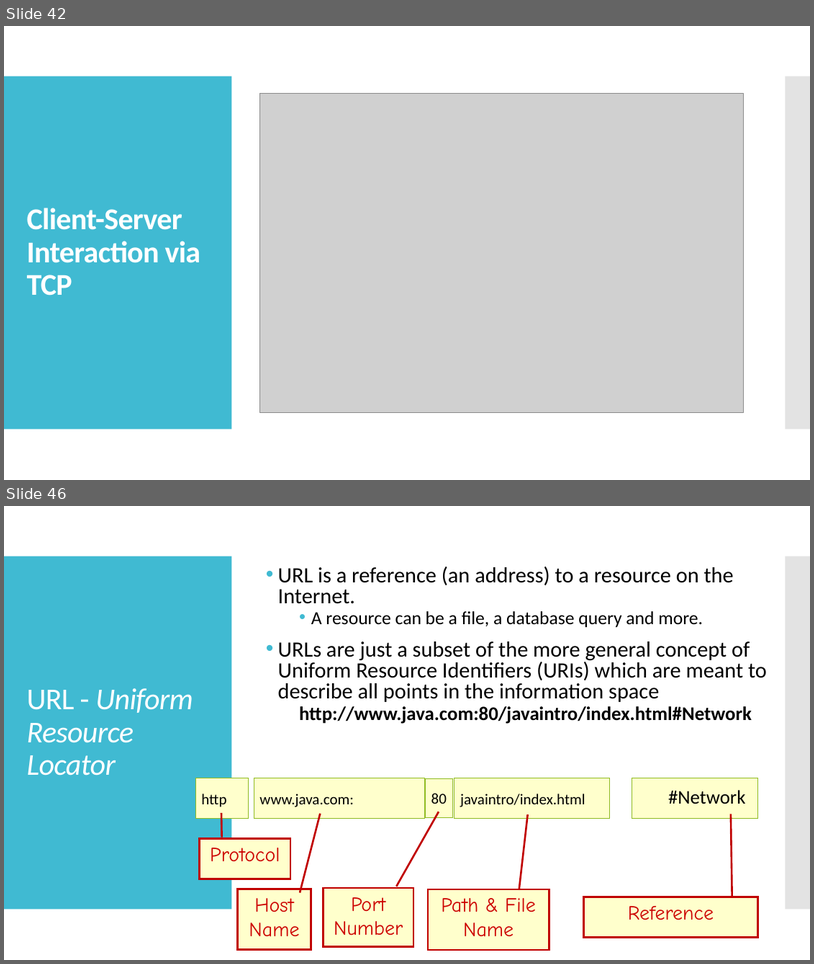
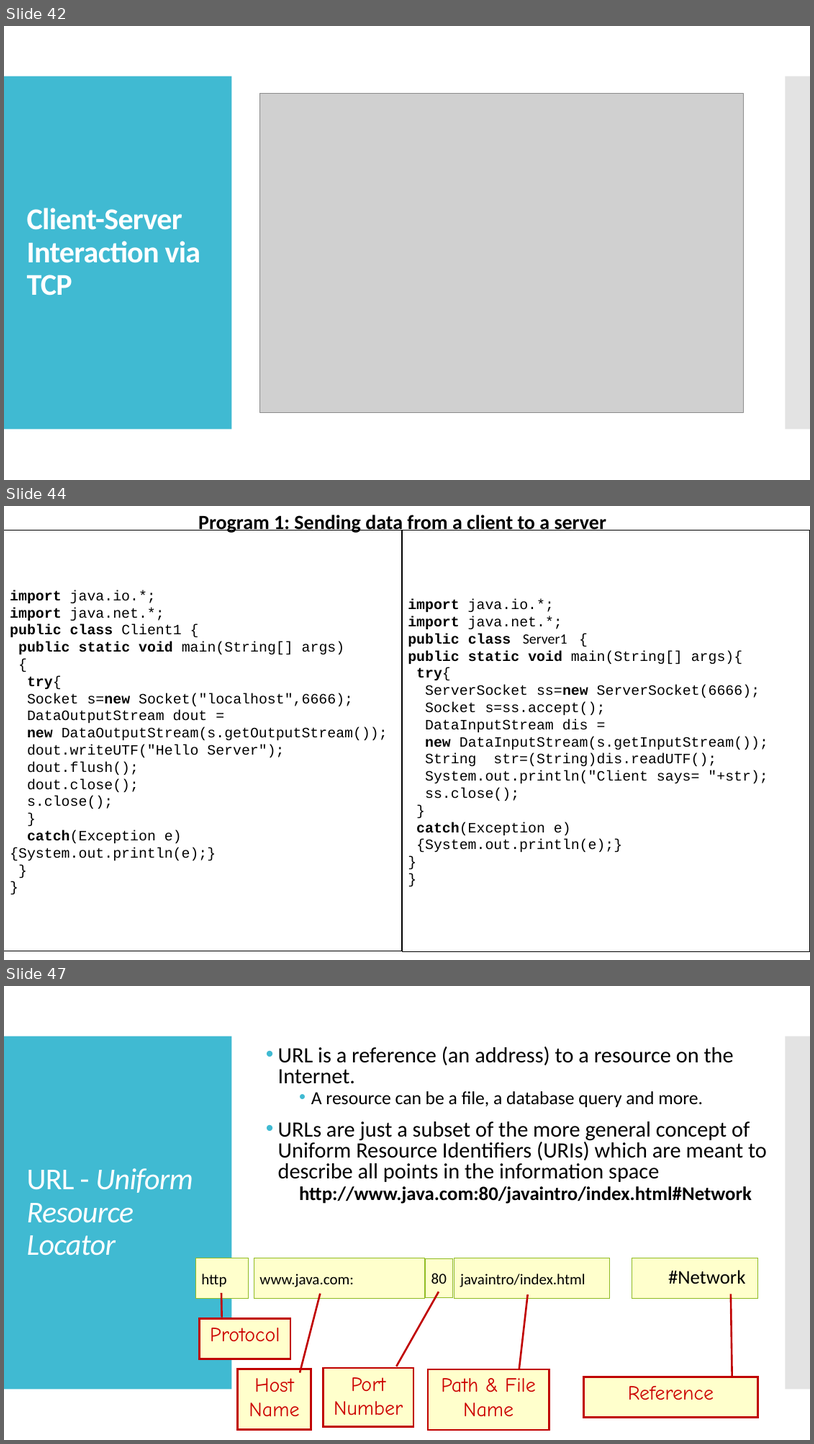
Before and after one commit to jrambasana/AJP2022-code, a slide deck: Slides/AJP - Unit 1 - Java Networking.pptx. Shown one above the other, each under a label of ours: slides 42 and 46 before the commit, slides 42, 44 and 47 after it; the slides between them are not shown. The pictures are 814x964 and 814x1444 pixels, drawn with LibreOffice and Linux fonts; fonts in the diff are those of the drawing; grey boxes stand for pictures. Boxes give left, top, right and bottom in pixels: in the first picture for what was removed or moved away, otherwise in the second. Text is boxed around its words. In the diff, an @@ line names an element or a change of style, - is before the commit and + after.

```diff
--- a/Slides/AJP - Unit 1 - Java Networking.pptx
+++ b/Slides/AJP - Unit 1 - Java Networking.pptx
@@ slide 44 added at (x1=4, y1=506, x2=810, y2=960), background #FFFFFF @@
@@ text added at (x1=198, y1=515, x2=607, y2=533), 24 pt, text #000000, bold @@
+Program 1: Sending data from a client to a server
@@ rectangle added at (x1=4, y1=530, x2=402, y2=951), fill #FFFFFF, outline #000000 0.85 pt, 17 pt, text #000000 @@
+import java.io.*;
+import java.net.*;
+public class Client1 {
+public static void main(String[] args)
+{
+try{
+Socket s=new Socket("localhost",6666);
+DataOutputStream dout =
+new DataOutputStream(s.getOutputStream());
+dout.writeUTF("Hello Server");
+dout.flush();
+dout.close();
+s.close();
+}
+catch(Exception e){System.out.println(e);}
+}
+}
@@ rectangle added at (x1=402, y1=530, x2=810, y2=951), fill #FFFFFF, outline #000000 0.85 pt, 17 pt, text #000000 @@
+import java.io.*;
+import java.net.*;
+public class Server1 {
+public static void main(String[] args){
+try{
+ServerSocket ss=new ServerSocket(6666);
+Socket s=ss.accept();
+DataInputStream dis =
+new DataInputStream(s.getInputStream());
+String str=(String)dis.readUTF();
+System.out.println("Client says= "+str);
+ss.close();
+}
+catch(Exception e)
+{System.out.println(e);}
+}
+}
@@ what was slide 46 is now slide 47 @@
```
Also in this commit, not shown: 4 slides changed, 10 other files.
